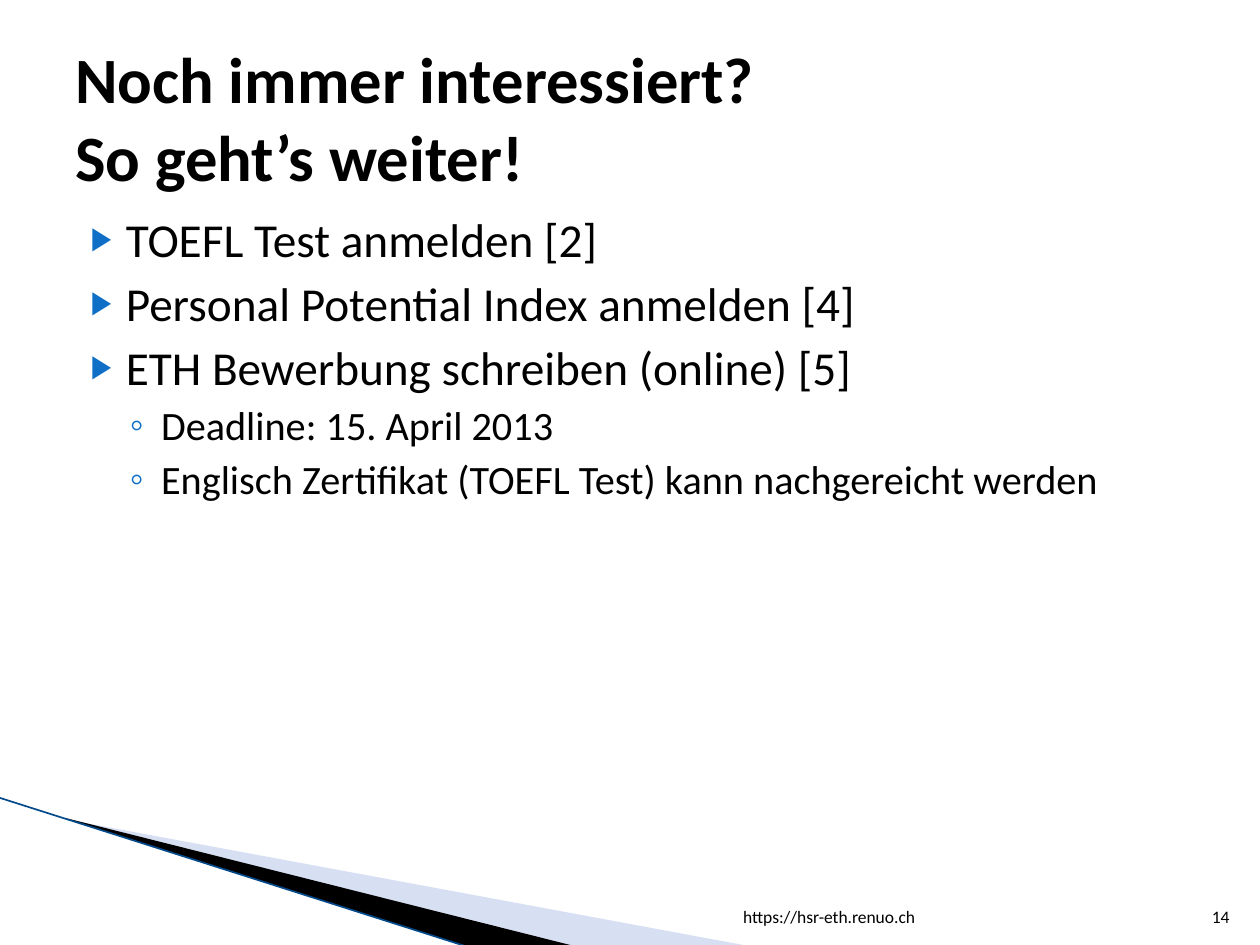
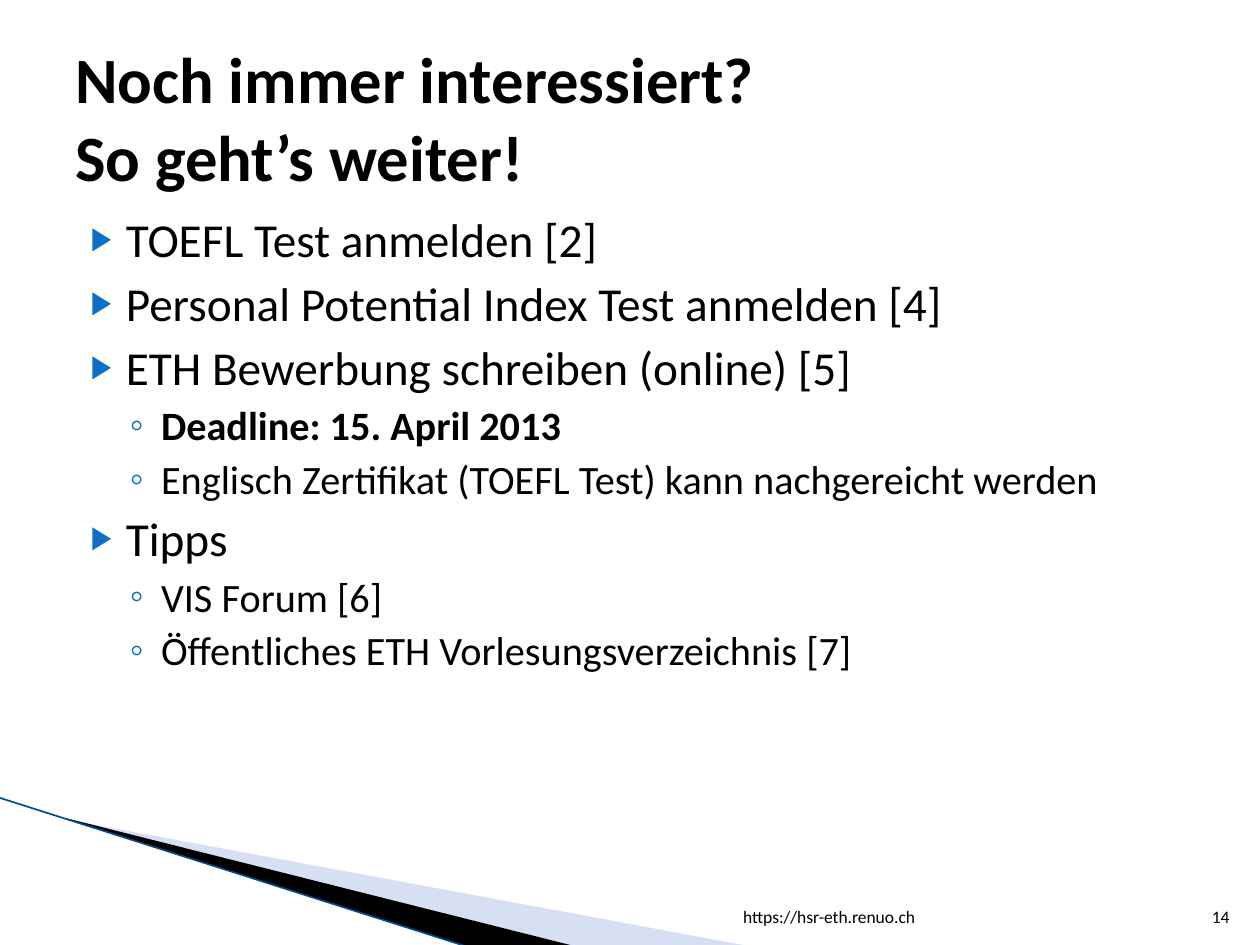
Before and after one commit to lukaselmer/hsr-eth.renuo.ch, a slide deck: slide 14 of vortrag.pptx. Drawn at 1260x945 pixels with LibreOffice and Linux fonts; fonts in the diff are those of the drawing; background and template pictures are left out. Boxes give left, top, right and bottom in pixels: in the first picture for what was removed or moved away, otherwise in the second. Text is boxed around its words. In the diff, an @@ line names an element or a change of style, - is before the commit and + after.

```diff
--- a/vortrag.pptx
+++ b/vortrag.pptx
@@ text at bbox=[126, 286, 941, 328]: text changed @@
-▶ Personal Potential Index anmelden [4]
+▶ Personal Potential Index Test anmelden [4]
@@ text at bbox=[161, 411, 561, 447]: bold on in "Deadline: 15. April 2013" @@
@@ text at bbox=[126, 523, 851, 672]: paragraphs added @@
+▶ Tipps
+  ◦ VIS Forum [6]
+  ◦ Öffentliches ETH Vorlesungsverzeichnis [7]
```
Also in this commit, not shown: 7 other slides changed, 1 other file.
